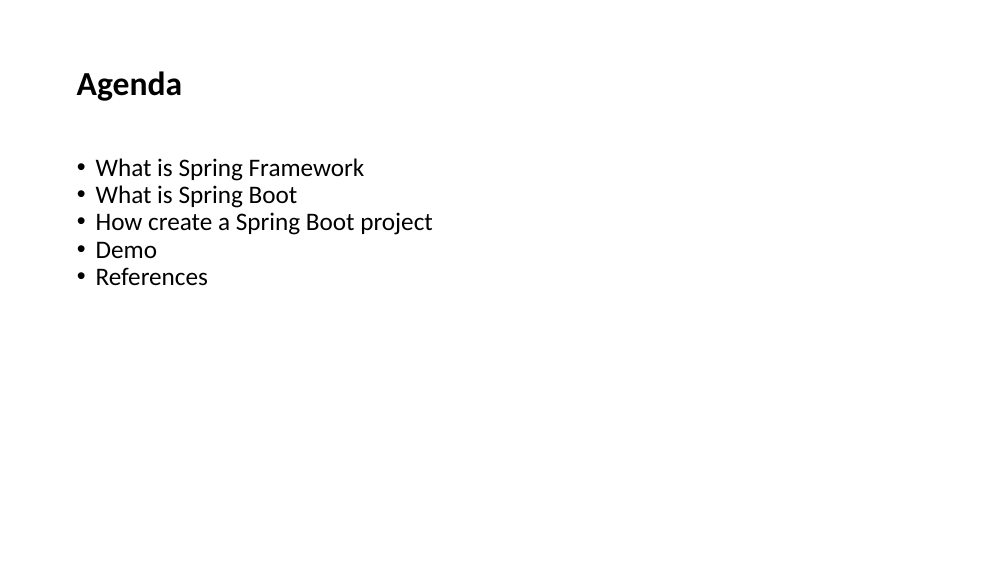
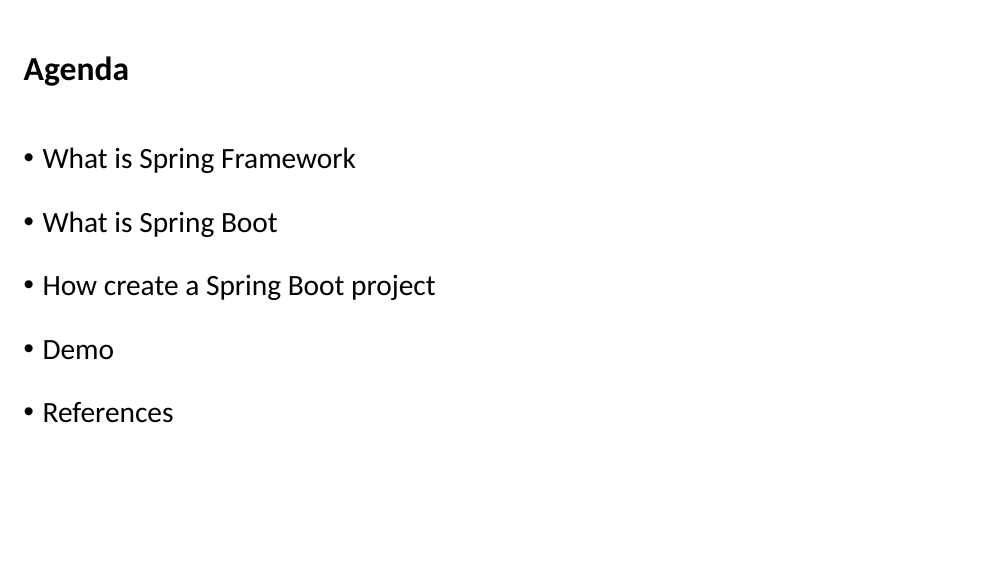
Before and after one commit to marcelovgomes/demo-internal-contacts, a slide deck: slide 2 of presentation_resources/spring-boot-demo-presentation.pptx. Drawn at 1008x567 pixels with LibreOffice and Linux fonts; fonts in the diff are those of the drawing. Boxes give left, top, right and bottom in pixels: in the first picture for what was removed or moved away, otherwise in the second. Text is boxed around its words. In the diff, an @@ line names an element or a change of style, - is before the commit and + after.

```diff
--- a/presentation_resources/spring-boot-demo-presentation.pptx
+++ b/presentation_resources/spring-boot-demo-presentation.pptx
@@ text "Agenda": place and size @@
-text "Agenda" at [77, 71, 182, 101]
+text "Agenda" at [24, 56, 129, 86]
@@ text "What is Spring Framework": place and size @@
-text "What is Spring Framework" at [96, 158, 433, 286]
+text "What is Spring Framework" at [43, 147, 436, 423]
@@ text "What is Spring Framework" at [43, 147, 436, 423]: size 24 to 28 pt @@
```
Also in this commit, not shown: 6 other slides changed, 1 slide added, 1 slide removed.
